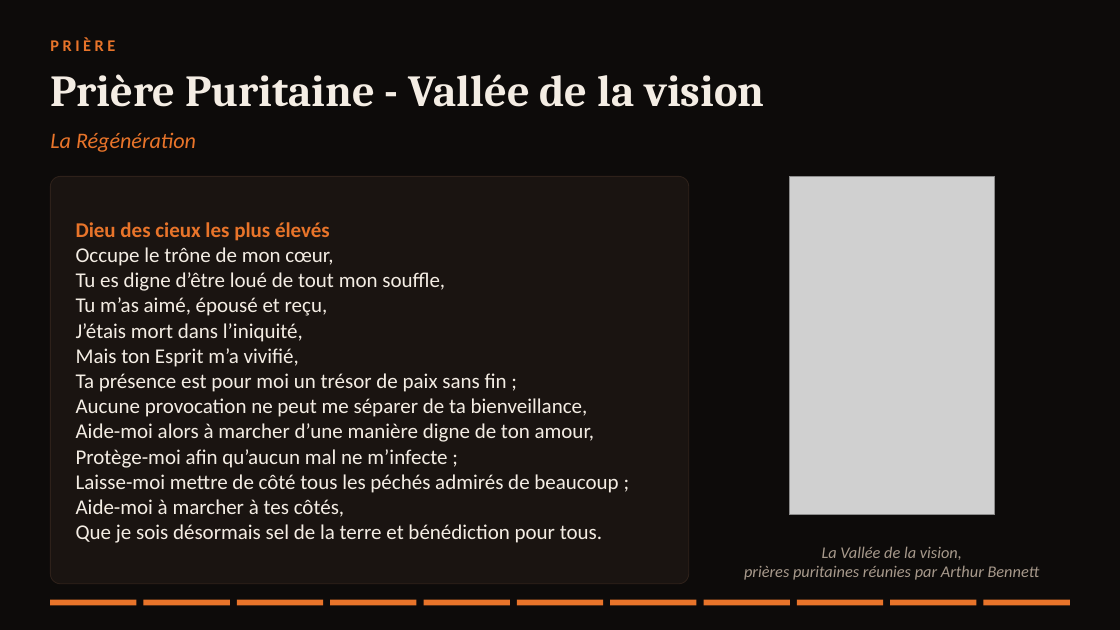
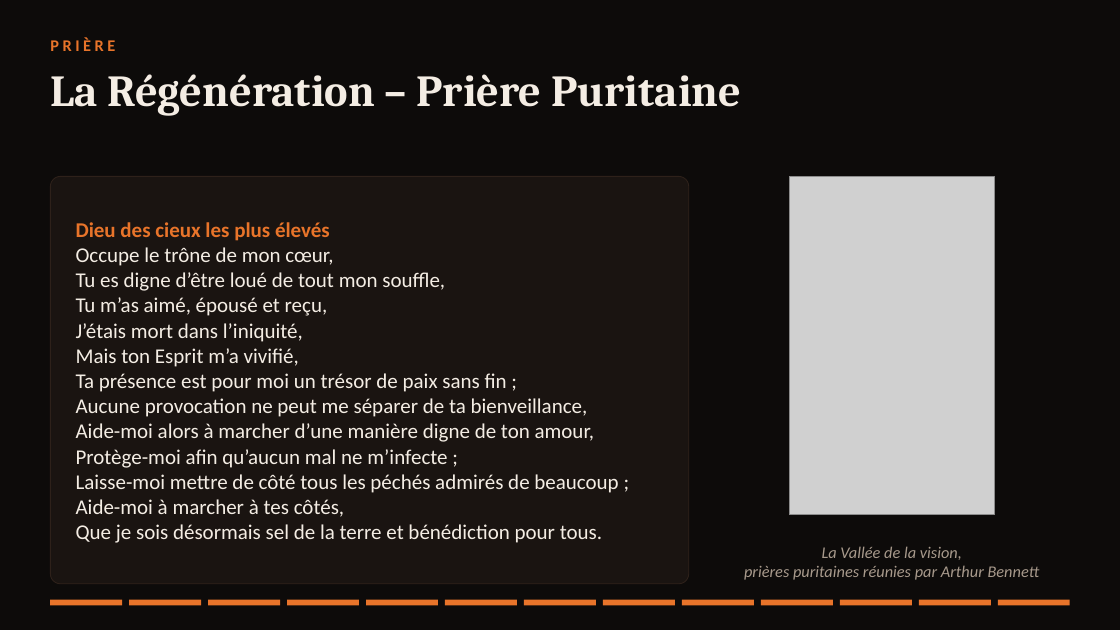
Before and after one commit to agbruneau/Prospection, a slide deck: slide 13 of Presentation-A-l-image-de-Christ.pptx (slide 12 before the commit). Drawn at 1120x630 pixels with LibreOffice and Linux fonts; fonts in the diff are those of the drawing; grey boxes stand for pictures. Boxes give left, top, right and bottom in pixels: in the first picture for what was removed or moved away, otherwise in the second. Text is boxed around its words. In the diff, an @@ line names an element or a change of style, - is before the commit and + after.

```diff
--- a/Presentation-A-l-image-de-Christ.pptx
+++ b/Presentation-A-l-image-de-Christ.pptx
@@ title at (50, 74, 741, 116): text changed @@
-Prière Puritaine - Vallée de la vision
+La Régénération – Prière Puritaine
@@ text removed at (50, 133, 196, 152) @@
-La Régénération
@@ rectangle: place and size @@
-rectangle at (50, 600, 137, 606)
+rectangle at (50, 600, 123, 606)
@@ rectangle: place and size @@
-rectangle at (144, 600, 230, 606)
+rectangle at (129, 600, 202, 606)
@@ rectangle: place and size @@
-rectangle at (237, 600, 323, 606)
+rectangle at (208, 600, 281, 606)
@@ rectangle added at (287, 600, 360, 606), fill #E8742A @@
@@ rectangle: place and size @@
-rectangle at (330, 600, 417, 606)
+rectangle at (366, 600, 439, 606)
@@ rectangle: place and size @@
-rectangle at (423, 600, 510, 606)
+rectangle at (445, 600, 518, 606)
@@ rectangle: place and size @@
-rectangle at (517, 600, 603, 606)
+rectangle at (524, 600, 597, 606)
@@ rectangle: place and size @@
-rectangle at (610, 600, 697, 606)
+rectangle at (603, 600, 676, 606)
@@ rectangle: place and size @@
-rectangle at (704, 600, 791, 606)
+rectangle at (682, 600, 755, 606)
@@ rectangle added at (761, 600, 833, 606), fill #E8742A @@
@@ rectangle: place and size @@
-rectangle at (797, 600, 884, 606)
+rectangle at (840, 600, 912, 606)
@@ rectangle: place and size @@
-rectangle at (891, 600, 977, 606)
+rectangle at (919, 600, 991, 606)
@@ rectangle: place and size @@
-rectangle at (984, 600, 1070, 606)
+rectangle at (998, 600, 1070, 606)
```
Also in this commit, not shown: 10 other slides changed, 2 slides added, 2 slides removed.
